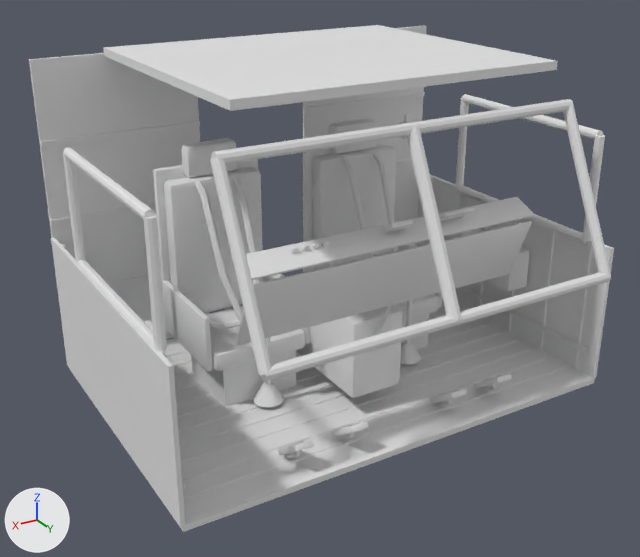
Renders of the glTF model assets/models/choppa/cockpit_mule.glb from each side of a commit.
Camera for both pictures: a 50 mm lens placed at (1.73, 3.58, 1.24), pointed at (-0.3, 0.19, -0.45). Lighting does not change. The marker at lower left points along +X, +Y and +Z. The picture after the commit comes second. Vertices at exactly the same position are counted once.

The first picture shows 'frame', 'shell', 'stick' and 2 more.
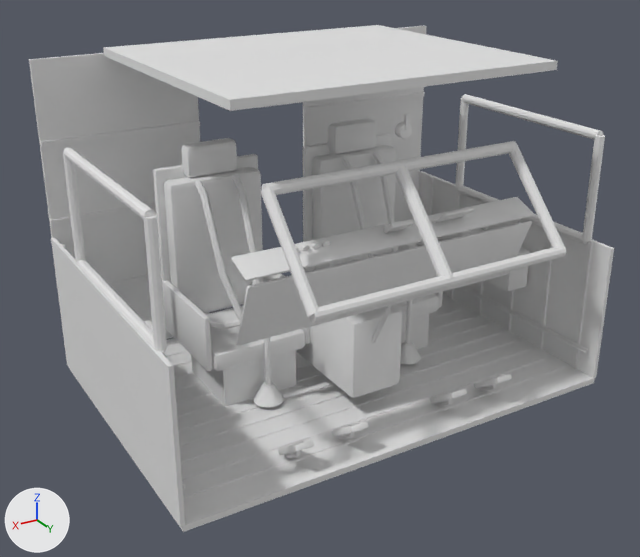
Diff of the bpy script that builds the scene:
```diff
--- a/assets/models/choppa/cockpit_mule.glb.py
+++ b/assets/models/choppa/cockpit_mule.glb.py
@@ me_tube_019 @@
 # used by ob_frame; location = (0.0, 0.0, 0.0)
-me_tube_019.from_pydata(...)  # 260 vertices, 468 faces; spans x -1.57..0.73, y -0.32..1.09, z -0.37..0.41
+me_tube_019.from_pydata(...)  # 260 vertices, 468 faces; spans x -1.57..0.73, y -0.32..1.03, z -0.35..0.23
+# me_tube_019 part 1: the loose piece of 20 vertices spanning x -1.32..-1.26, y 0.7..1.08, z -0.35..0.39 is multiplied about its middle by the matrix ((0.665, -0.061, -0.029), (0.05, 0.635, -0.201), (0.046, 0.198, 0.636)), then moved by (0.24, -0.07, -0.01)
+# me_tube_019 part 2: the loose piece of 20 vertices spanning x 0.42..0.48, y 0.7..1.08, z -0.35..0.39 is multiplied about its middle by the matrix ((0.665, -0.061, -0.029), (0.05, 0.635, -0.201), (0.046, 0.198, 0.636)), then moved by (-0.24, -0.07, -0.01)
+# me_tube_019 part 3: the loose piece of 20 vertices spanning x -1.3..0.46, y 0.69..0.75, z 0.35..0.41 is scaled about its middle by (0.727, 1, 1), then moved by (0.0, -0.08, -0.18)
+# me_tube_019 part 4: the loose piece of 20 vertices spanning x -1.3..0.46, y 1.03..1.09, z -0.37..-0.31 is scaled about its middle by (0.727, 1, 1), then moved by (0.0, -0.06, 0.15)
+# me_tube_019 part 5: 20 of 260 vertices moved; they spanned x -0.45..-0.39, y 0.69..1.09, z -0.35..0.39 and now span x -0.45..-0.39, y 0.62..1.02, z -0.21..0.22; mean shift (0.0, -0.07, -0.01); largest move (-0.44, 0.7, 0.37) -> (-0.44, 0.62, 0.18)
 me_tube_019.materials.append(mat_paint)
```

Changed parts and their boxes (x1, y1, x2, y2) in the pictures (640 x 557 px; the box of a moved part takes in the faces that stretch with it):
'frame', reshaped (10% shorter)
    before: (63, 94, 611, 381)
    after: (63, 94, 605, 352)
part 1 of me_tube_019, moved or reshaped
    before: (563, 104, 610, 276)
    after: (509, 144, 565, 249)
part 2 of me_tube_019, moved or reshaped
    before: (210, 157, 271, 375)
    after: (261, 187, 318, 318)
part 3 of me_tube_019, moved or reshaped
    before: (211, 99, 573, 164)
    after: (261, 141, 517, 195)
part 4 of me_tube_019, moved or reshaped
    before: (261, 272, 611, 381)
    after: (310, 247, 566, 323)
part 5 of me_tube_019, moved or reshaped
    before: (407, 127, 461, 320)
    after: (395, 163, 453, 279)
